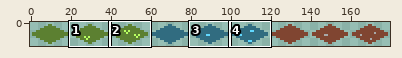
A sprite sheet gets an edit: content/images/tiles.png. The first picture is a wide view before the edit; the outline marks the close-up.
Close-up. First the earlier version:
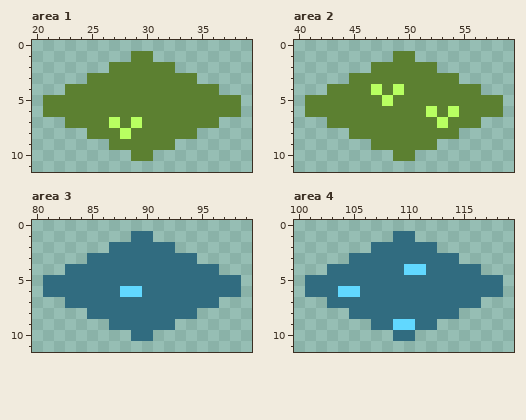
The file is 180x12 pixels. Shown: area 1: x 20..39, y 0..11; area 2: x 40..59, y 0..11; area 3: x 80..99, y 0..11; area 4: x 100..119, y 0..11. The commit also changed other parts of the picture, which this record leaves out.
Once edited:
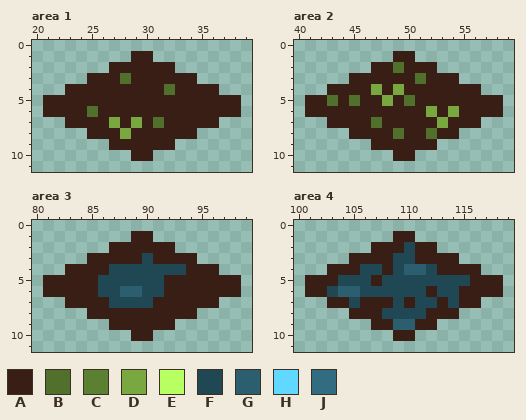
Palette (. is transparent): A #381e15  B #51702b  C #5c8031  D #79a840  E #b8ff61  F #204754  G #2b5f70  H #61d8ff  J #316c80
Edits made:
Changed rows in their new state; - is an unchanged pixel.
Area 1:
first column x 21:
 1 --------AA--------
 2 ------AAAAAA------
 3 ----AAABAAAAAA----
 4 --AAAAAAAAABAAAA--
 5 AAAAAAAAAAAAAAAAAA
 6 AAAABAAAAAAAAAAAAA
 7 --AAAADADABAAAAA--
 8 ----AAADAAAAAA----
 9 ------AAAAAA------
10 --------AA--------
Area 2:
first column x 41:
 1 --------AA--------
 2 ------AABAAA------
 3 ----AAAAAABAAA----
 4 --AAAADADAAAAAAA--
 5 AABABAADABAAAAAAAA
 6 AAAAAAAAAAADADAAAA
 7 --AAAABAAAAADAAA--
 8 ----AAAABAABAA----
 9 ------AAAAAA------
10 --------AA--------
Area 3:
first column x 81:
 1 --------AA--------
 2 ------AAAAAA------
 3 ----AAAAAFAAAA----
 4 --AAAAFFFFFFFAAA--
 5 AAAAAFFFFFFAAAAAAA
 6 AAAAAFFGGFFAAAAAAA
 7 --AAAAFFFFAAAAAA--
 8 ----AAAAAAAAAA----
 9 ------AAAAAA------
10 --------AA--------
Area 4:
first column x 101:
 1 --------AA--------
 2 ------AAAFAA------
 3 ----AAAAFFAAAA----
 4 --AAAFFAFGGFAAAA--
 5 AAAFFFAFFFFFFFFAAA
 6 AAFGGFFFFFFAFFAAAA
 7 --AAFAAAFAFFAFAA--
 8 ----AAAFFFFAAA----
 9 ------AAGGAA------
10 --------AA--------
